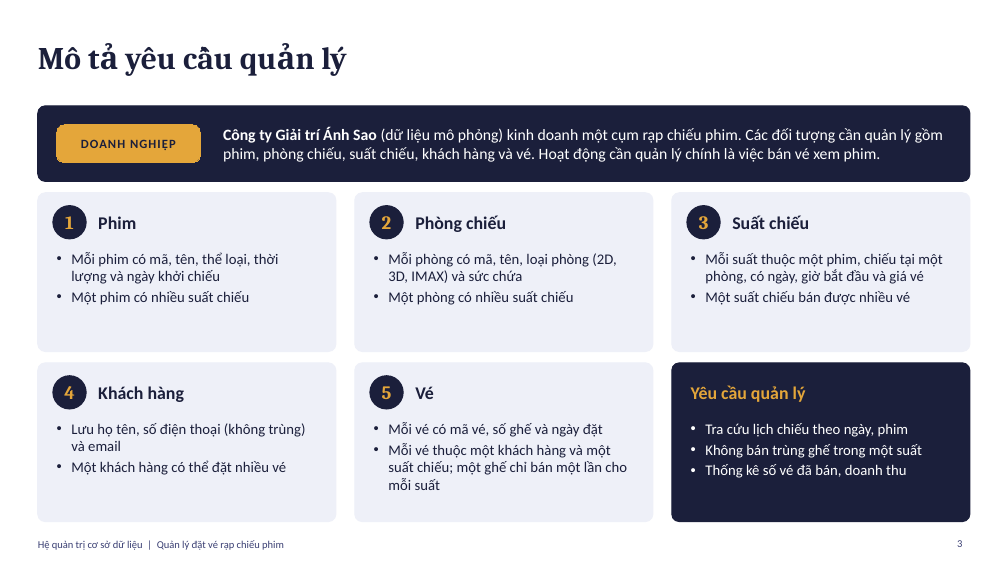
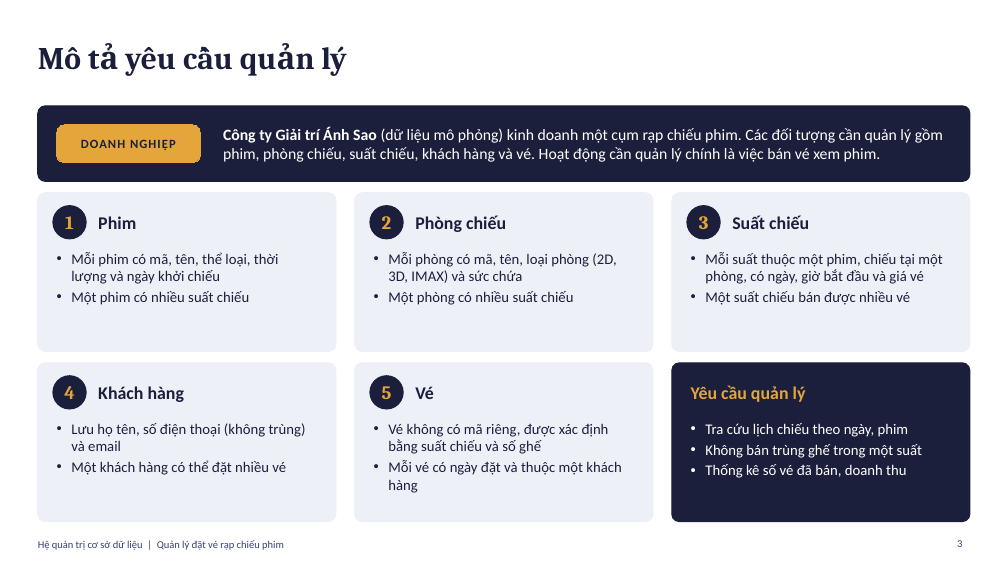
Before and after one commit to PhucHoang3010/Vietnamese-News-Classification, a slide deck: slide 3 of hqtcsdl-giuaky/quan_ly_rap_phim.pptx. Drawn at 1008x567 pixels with LibreOffice and Linux fonts; fonts in the diff are those of the drawing. Boxes give left, top, right and bottom in pixels: in the first picture for what was removed or moved away, otherwise in the second. Text is boxed around its words. In the diff, an @@ line names an element or a change of style, - is before the commit and + after.

```diff
--- a/hqtcsdl-giuaky/quan_ly_rap_phim.pptx
+++ b/hqtcsdl-giuaky/quan_ly_rap_phim.pptx
@@ text at box(388, 424, 621, 493): text changed @@
-• Mỗi vé có mã vé, số ghế và ngày đặt
-• Mỗi vé thuộc một khách hàng và một suất chiếu; một ghế chỉ bán một lần cho mỗi suất
+• Vé không có mã riêng, được xác định bằng suất chiếu và số ghế
+• Mỗi vé có ngày đặt và thuộc một khách hàng
```
Also in this commit, not shown: 4 other slides changed, 3 other files.
